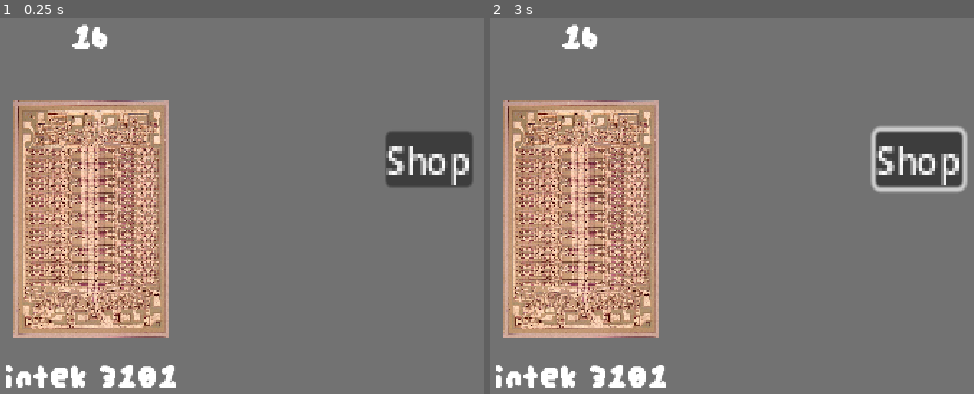
Above: before the commit, frames 1-2 (left to right).
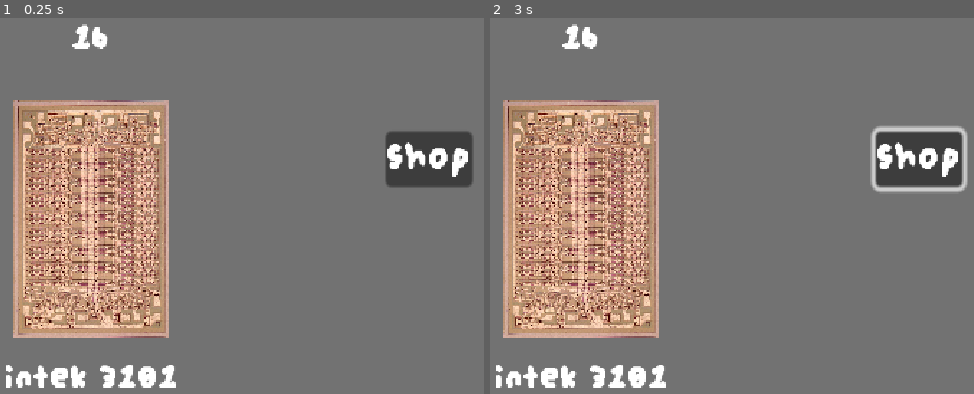
Above: after the commit, the same moments.

Repository: wuffgame/RAM-Clicker
Game: Godot game, scene res://sceny/main.tscn
Same seed, same stepped clock (60 frames per second), same inputs: the game is played once before the commit and once after it. This scene is started directly instead of the project's main scene.
Inputs (mouse positions are in pixels of both pictures, inside the frame that each line leads up to):
- Up to frame 1 (0.25 s): no input
- Up to frame 2 (3 s): click (581, 217) at 0.52 s; click (581, 217) at 1.27 s; click "Shop" at 2 s; tap Enter at 2.75 s; move the mouse to (756, 194) at 2.77 s; hold Right from 2.78 s (still down); tap Alt at 2.85 s; click (756, 194) at 2.92 s

The runs differ from the first frame. In frame 1, 0.9% of the frame differs, in the area x 79-97%, y 32-45%; in frame 2, 0.9%.

Commit message:
Changed name of all nodes

Diff:
--- a/ram-clicker/sceny/main.tscn
+++ b/ram-clicker/sceny/main.tscn
@@ -9,7 +9,7 @@
 
 [node name="Main" type="Node2D" unique_id=2071581546]
 
-[node name="ColorRect" type="ColorRect" parent="." unique_id=874833037]
+[node name="background" type="ColorRect" parent="." unique_id=874833037]
 anchors_preset = 8
 anchor_left = 0.5
 anchor_top = 0.5
@@ -23,7 +23,7 @@
 grow_vertical = 2
 color = Color(0.446777, 0.44677705, 0.44677705, 1)
 
-[node name="TextureButton" type="TextureButton" parent="." unique_id=787989576]
+[node name="RAM" type="TextureButton" parent="." unique_id=787989576]
 custom_maximum_size = Vector2(340.86, 340)
 anchors_preset = 8
 anchor_left = 0.5
@@ -39,7 +39,7 @@
 texture_normal = ExtResource("1_b4mbv")
 stretch_mode = 5
 
-[node name="Label" type="Label" parent="." unique_id=877981228]
+[node name="Counter" type="Label" parent="." unique_id=877981228]
 anchors_preset = 5
 anchor_left = 0.5
 anchor_right = 0.5
@@ -55,7 +55,7 @@
 
 [node name="Camera2D" type="Camera2D" parent="." unique_id=213744615]
 
-[node name="Label2" type="Label" parent="." unique_id=1902114509]
+[node name="Name of RAM" type="Label" parent="." unique_id=1902114509]
 offset_left = -123.0
 offset_top = 202.0
 offset_right = 127.0
@@ -63,15 +63,19 @@
 text = "Intek 3101"
 label_settings = SubResource("LabelSettings_mh27j")
 
-[node name="Button" type="Button" parent="." unique_id=146170848]
+[node name="Shop Button" type="Button" parent="." unique_id=146170848]
 offset_left = 424.00003
 offset_top = -126.00001
 offset_right = 464.87167
 offset_bottom = -102.98626
 scale = Vector2(3.0753503, 3.4768844)
 
-[node name="Label" type="Label" parent="Button" unique_id=641996093]
+[node name="Shop Button Label" type="Label" parent="Shop Button" unique_id=641996093]
 layout_mode = 0
-offset_right = 40.0
-offset_bottom = 23.0
+offset_left = 0.6503225
+offset_top = 0.5752298
+offset_right = 115.65032
+offset_bottom = 60.57523
+scale = Vector2(0.34424043, 0.34424043)
 text = "Shop"
+label_settings = SubResource("LabelSettings_mh27j")
